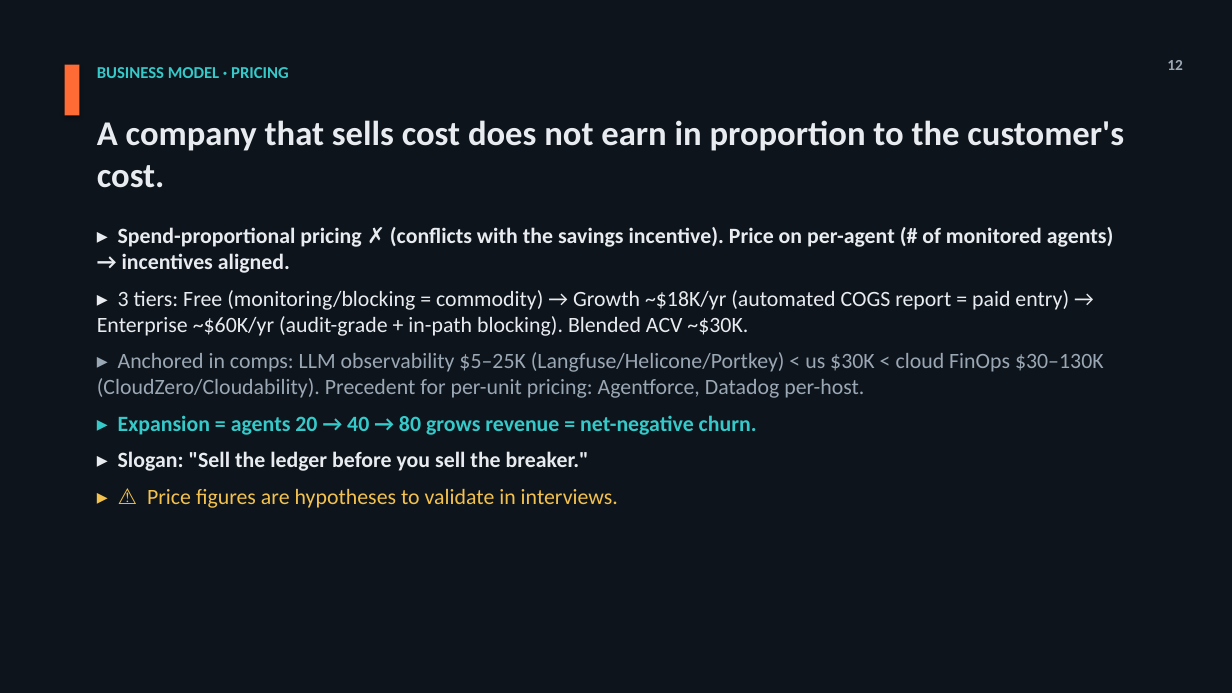
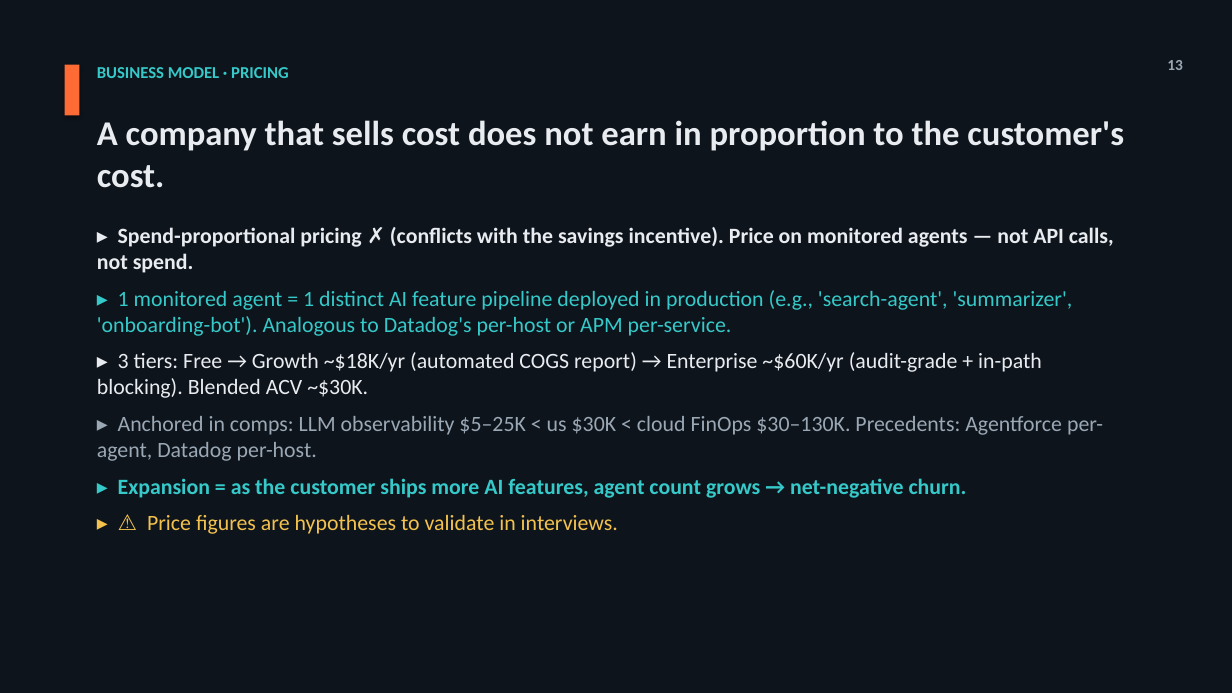
Before and after one commit to jmormalik/WTIA_AI_Cost_Gov, a slide deck: slide 13 of deliverables/Pitch_Deck_VersionB_Hero-Hybrid_EN.pptx (slide 12 before the commit). Drawn at 1232x693 pixels with LibreOffice and Linux fonts; fonts in the diff are those of the drawing. Boxes give left, top, right and bottom in pixels: in the first picture for what was removed or moved away, otherwise in the second. Text is boxed around its words. In the diff, an @@ line names an element or a change of style, - is before the commit and + after.

```diff
--- a/deliverables/Pitch_Deck_VersionB_Hero-Hybrid_EN.pptx
+++ b/deliverables/Pitch_Deck_VersionB_Hero-Hybrid_EN.pptx
@@ text at (1167, 60, 1183, 70): text changed @@
-12
+13
@@ text at (97, 227, 1114, 498): text changed; text colour #E8ECF1 to #35C9C9 @@
-▸ Spend-proportional pricing ✗ (conflicts with the savings incentive). Price on per-agent (# of monitored agents) → incentives aligned.
-▸ 3 tiers: Free (monitoring/blocking = commodity) → Growth ~$18K/yr (automated COGS report = paid entry) → Enterprise ~$60K/yr (audit-grade + in-path blocking). Blended ACV ~$30K.
-▸ Anchored in comps: LLM observability $5–25K (Langfuse/Helicone/Portkey) < us $30K < cloud FinOps $30–130K (CloudZero/Cloudability). Precedent for per-unit pricing: Agentforce, Datadog per-host.
-▸ Expansion = agents 20 → 40 → 80 grows revenue = net-negative churn.
-▸ Slogan: "Sell the ledger before you sell the breaker."
+▸ Spend-proportional pricing ✗ (conflicts with the savings incentive). Price on monitored agents — not API calls, not spend.
+▸ 1 monitored agent = 1 distinct AI feature pipeline deployed in production (e.g., 'search-agent', 'summarizer', 'onboarding-bot'). Analogous to Datadog's per-host or APM per-service.
+▸ 3 tiers: Free → Growth ~$18K/yr (automated COGS report) → Enterprise ~$60K/yr (audit-grade + in-path blocking). Blended ACV ~$30K.
+▸ Anchored in comps: LLM observability $5–25K < us $30K < cloud FinOps $30–130K. Precedents: Agentforce per-agent, Datadog per-host.
+▸ Expansion = as the customer ships more AI features, agent count grows → net-negative churn.
```
Also in this commit, not shown: 7 other slides changed, 1 slide added, 9 other files.
